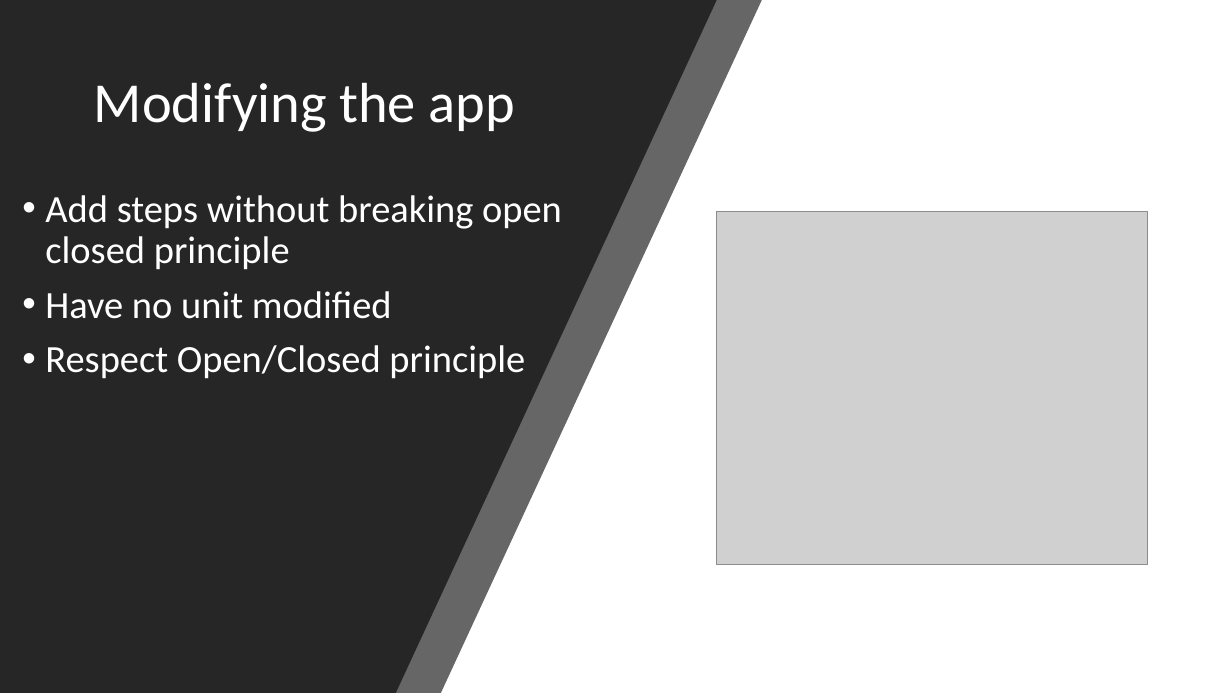
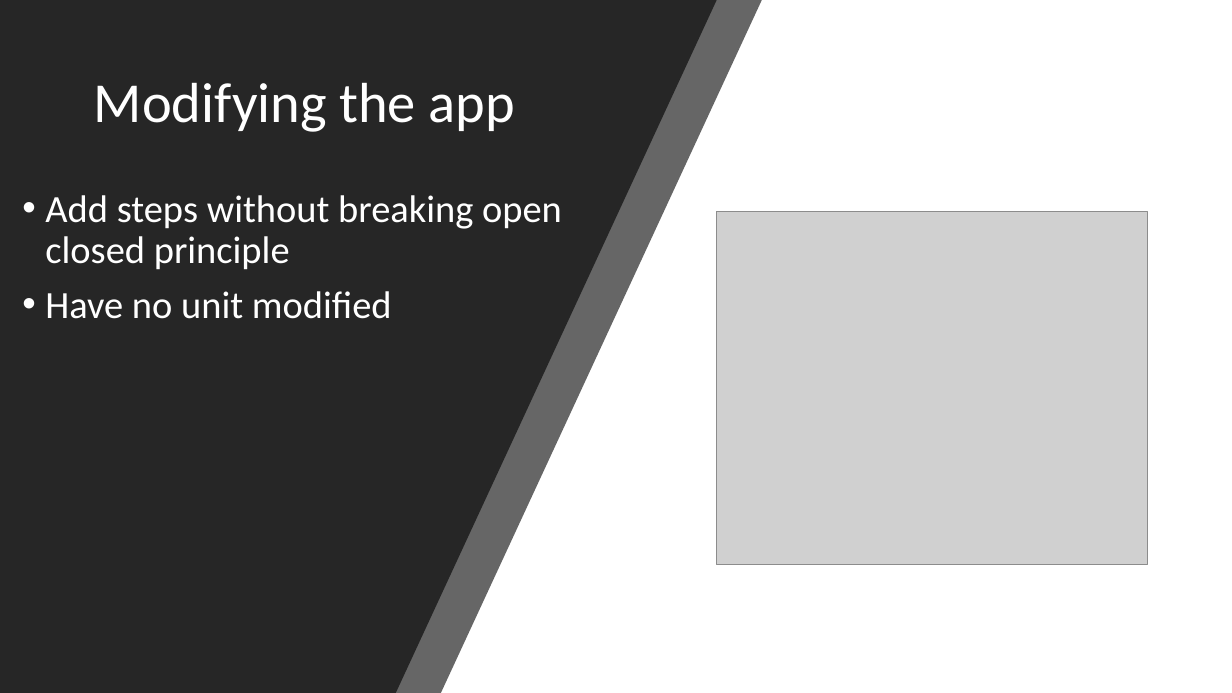
Before and after one commit to MihaiTheCoder/EventMadness, a slide deck: slide 16 of Reactive programming.pptx (slide 15 before the commit). Drawn at 1232x693 pixels with LibreOffice and Linux fonts; fonts in the diff are those of the drawing; grey boxes stand for pictures. Boxes give left, top, right and bottom in pixels: in the first picture for what was removed or moved away, otherwise in the second. Text is boxed around its words. In the diff, an @@ line names an element or a change of style, - is before the commit and + after.

Commit message:
Update presentation

```diff
--- a/Reactive programming.pptx
+++ b/Reactive programming.pptx
@@ text at box(45, 345, 525, 379): paragraph removed @@
-• Respect Open/Closed principle
```
Also in this commit, not shown: 3 slides added.
